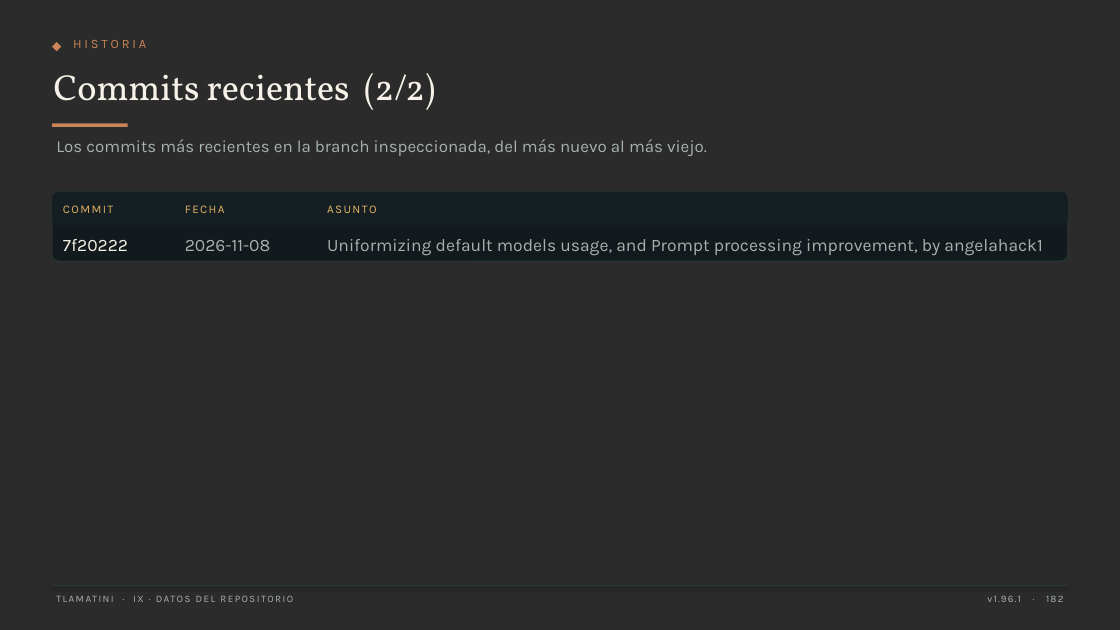
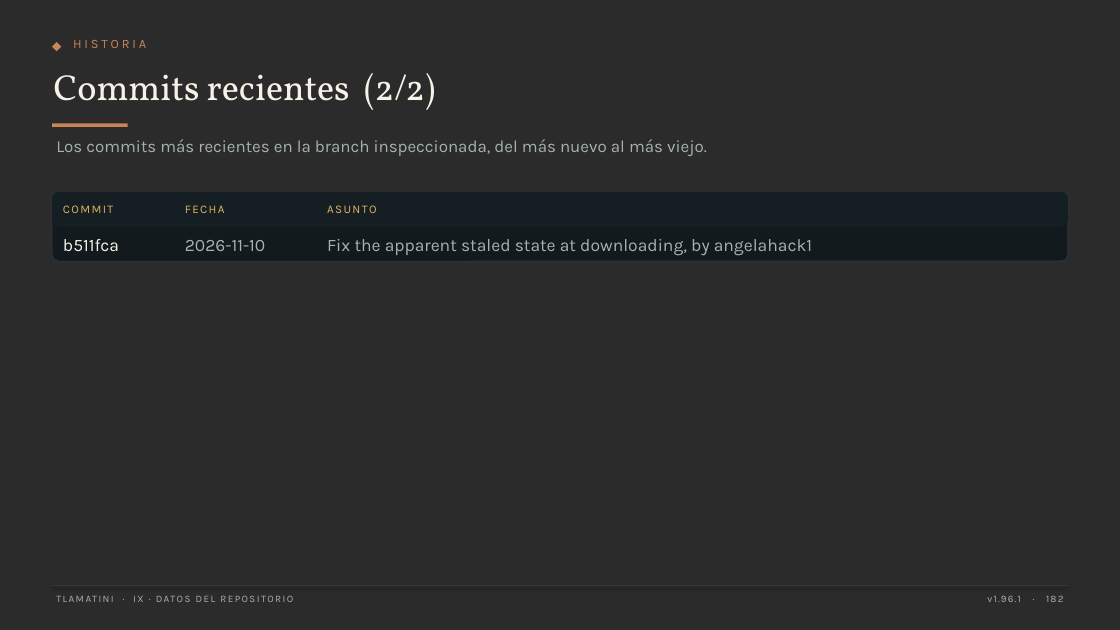
Before and after one commit to XAIHT/Tlamatini-Spanish, a slide deck: slide 182 of Tlamatini_eXtended_Artificial_Intelligence_Humanly_Tempered.pptx. Drawn at 1120x630 pixels with LibreOffice and Linux fonts; fonts in the diff are those of the drawing; background and template pictures are left out; a plain dark background stands for a picture behind light text. Boxes give left, top, right and bottom in pixels: in the first picture for what was removed or moved away, otherwise in the second. Text is boxed around its words. In the diff, an @@ line names an element or a change of style, - is before the commit and + after.

```diff
--- a/Tlamatini_eXtended_Artificial_Intelligence_Humanly_Tempered.pptx
+++ b/Tlamatini_eXtended_Artificial_Intelligence_Humanly_Tempered.pptx
@@ text at [63,239,119,251]: text changed @@
-7f20222
+b511fca
@@ text at [327,239,812,256]: text changed @@
-Uniformizing default models usage, and Prompt processing improvement, by angelahack1
+Fix the apparent staled state at downloading, by angelahack1
@@ text at [185,240,265,251]: text changed @@
-2026-11-08
+2026-11-10
```
Also in this commit, not shown: 34 other slides changed, 2 other files.
